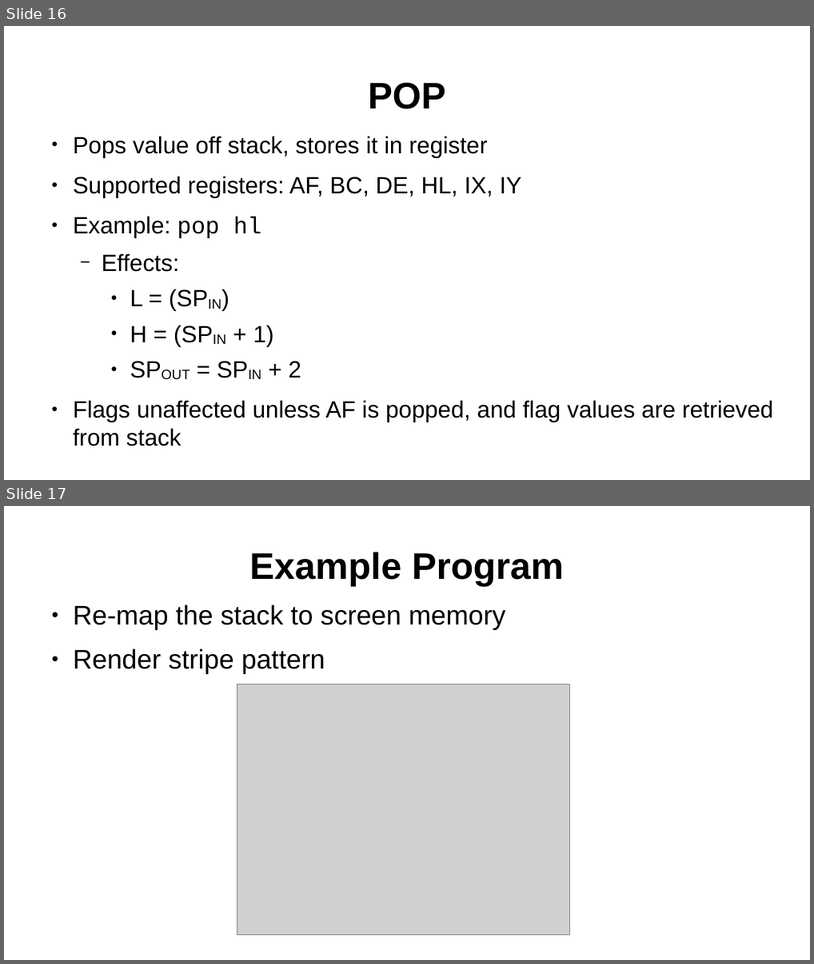
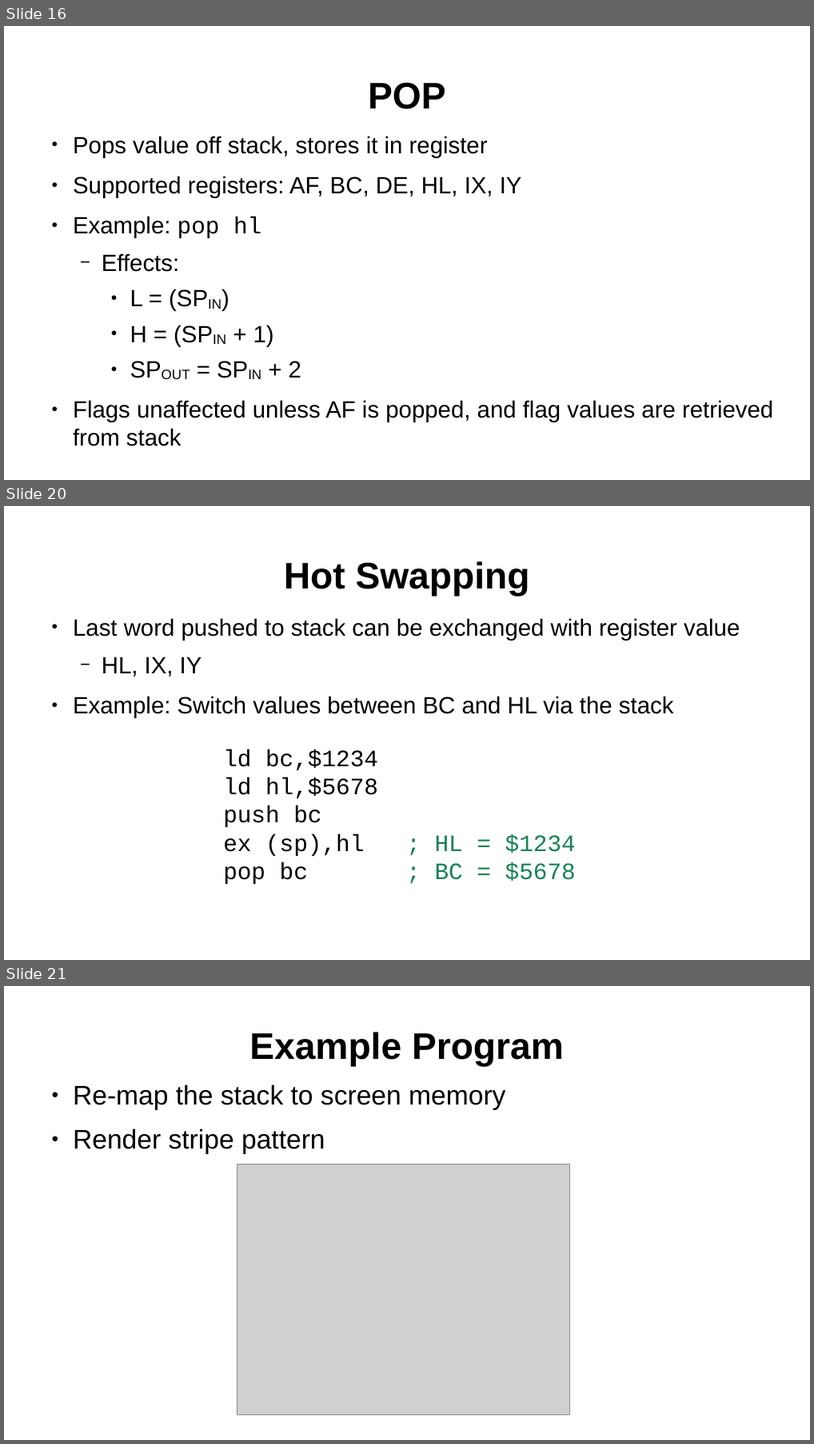
Before and after one commit to SlithyMatt/zxs-assembly-tutorial, a slide deck: Lesson6/Lesson6.odp. Shown one above the other, each under a label of ours: slides 16 and 17 before the commit, slides 16, 20 and 21 after it; the slides between them are not shown. The pictures are 814x964 and 814x1444 pixels, drawn with LibreOffice and Linux fonts; fonts in the diff are those of the drawing; grey boxes stand for pictures. Boxes give left, top, right and bottom in pixels: in the first picture for what was removed or moved away, otherwise in the second. Text is boxed around its words. In the diff, an @@ line names an element or a change of style, - is before the commit and + after.

```diff
--- a/Lesson6/Lesson6.odp
+++ b/Lesson6/Lesson6.odp
@@ slide 20 added at [4, 506, 810, 960], background #FFFFFF @@
@@ title added at [284, 561, 530, 596], 44 pt, text #000000, bold @@
+Hot Swapping
@@ text added at [73, 618, 740, 718], 28 pt, text #000000 @@
+● Last word pushed to stack can be exchanged with register value
+  − HL, IX, IY
+● Example: Switch values between BC and HL via the stack
@@ text added at [223, 749, 576, 880], 28 pt, text #000000 @@
+ld bc,$1234
+ld hl,$5678
+push bc
+ex (sp),hl ; HL = $1234
+pop bc ; BC = $5678
@@ what was slide 17 is now slide 21 @@
```
Also in this commit, not shown: 3 other slides added, 1 other file.
